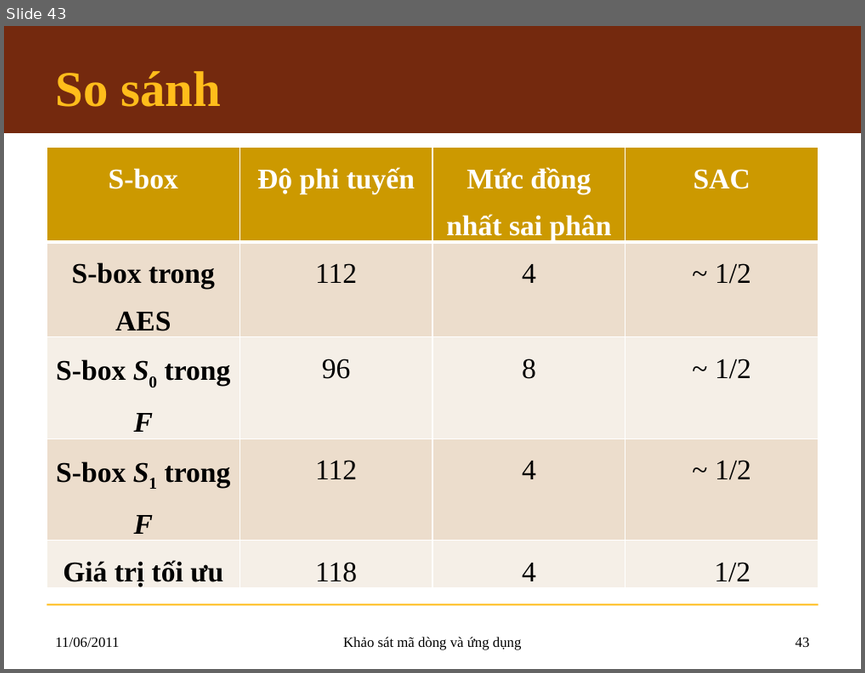
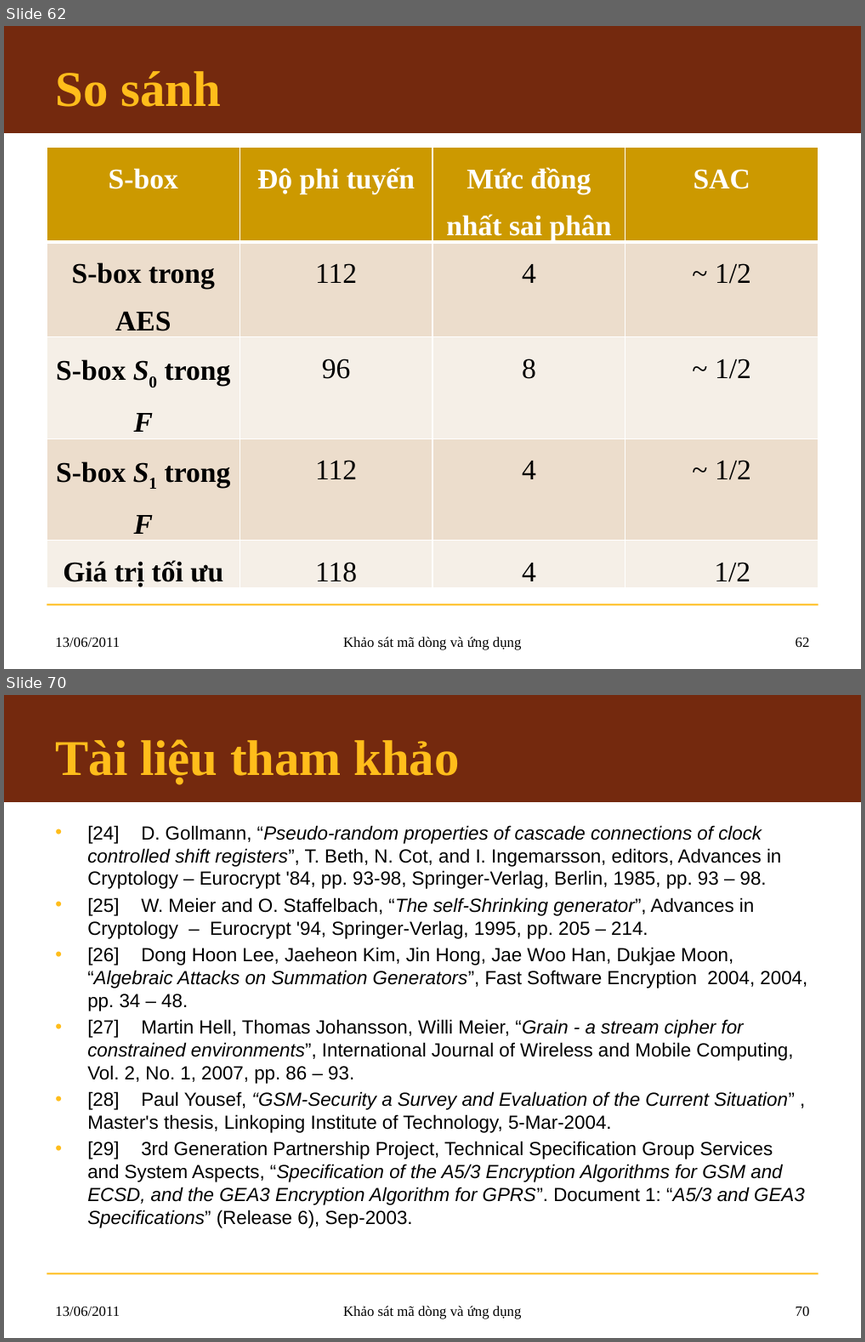
Before and after one commit to hemprasad/lvmm-sc, a slide deck: 7.Slide/KLTN_Slide.pptx. Shown one above the other, each under a label of ours: slide 43 before the commit, slides 62 and 70 after it; the slides between them are not shown. The pictures are 865x673 and 865x1342 pixels, drawn with LibreOffice and Linux fonts; fonts in the diff are those of the drawing; background and template pictures are left out. Boxes give left, top, right and bottom in pixels: in the first picture for what was removed or moved away, otherwise in the second. Text is boxed around its words. In the diff, an @@ line names an element or a change of style, - is before the commit and + after.

```diff
--- a/7.Slide/KLTN_Slide.pptx
+++ b/7.Slide/KLTN_Slide.pptx
@@ slide 70 added at box(4, 695, 861, 1338), background #FFFFFF; not listed: 2 template elements that a slide beside it also shows @@
@@ title added at box(55, 739, 459, 784), 42 pt, text #FFBD1B, bold @@
+Tài liệu tham khảo
@@ text added at box(87, 825, 807, 1228), 16 pt, text #000000 @@
+• [24] D. Gollmann, “Pseudo-random properties of cascade connections of clock controlled shift registers”, T. Beth, N. Cot, and I. Ingemarsson, editors, Advances in Cryptology – Eurocrypt '84, pp. 93-98, Springer-Verlag, Berlin, 1985, pp. 93 – 98.
+• [25] W. Meier and O. Staffelbach, “The self-Shrinking generator”, Advances in Cryptology – Eurocrypt '94, Springer-Verlag, 1995, pp. 205 – 214.
+• [26] Dong Hoon Lee, Jaeheon Kim, Jin Hong, Jae Woo Han, Dukjae Moon, “Algebraic Attacks on Summation Generators”, Fast Software Encryption 2004, 2004, pp. 34 – 48.
+• [27] Martin Hell, Thomas Johansson, Willi Meier, “Grain - a stream cipher for constrained environments”, International Journal of Wireless and Mobile Computing, Vol. 2, No. 1, 2007, pp. 86 – 93.
+• [28] Paul Yousef, “GSM-Security a Survey and Evaluation of the Current Situation” , Master's thesis, Linkoping Institute of Technology, 5-Mar-2004.
+• [29] 3rd Generation Partnership Project, Technical Specification Group Services and System Aspects, “Specification of the A5/3 Encryption Algorithms for GSM and ECSD, and the GEA3 Encryption Algorithm for GPRS”. Document 1: “A5/3 and GEA3 Specifications” (Release 6), Sep-2003.
@@ text added at box(55, 1306, 120, 1315), 12 pt, text #000000 @@
+13/06/2011
@@ text added at box(343, 1305, 522, 1319), 12 pt, text #000000 @@
+Khảo sát mã dòng và ứng dụng
@@ page number added at box(795, 1306, 810, 1315), 12 pt, text #000000 @@
+70
@@ what was slide 43 is now slide 62 @@
@@ slide 62 changed as well @@
@@ text at box(55, 637, 120, 646): text changed @@
-11/06/2011
+13/06/2011
@@ page number at box(795, 637, 810, 646): text changed @@
-43
+62
```
Also in this commit, not shown: 42 other slides changed, 28 other slides added.
